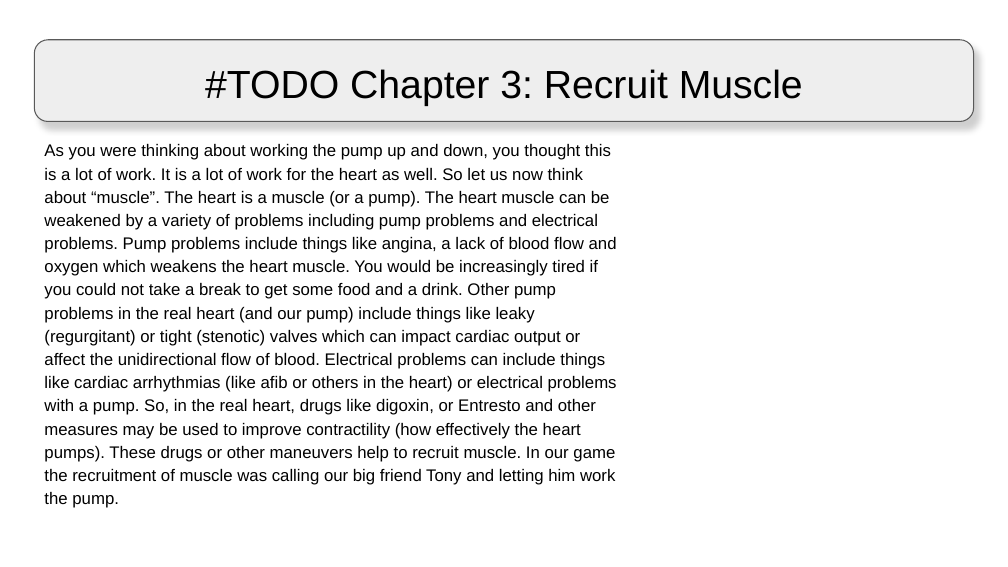
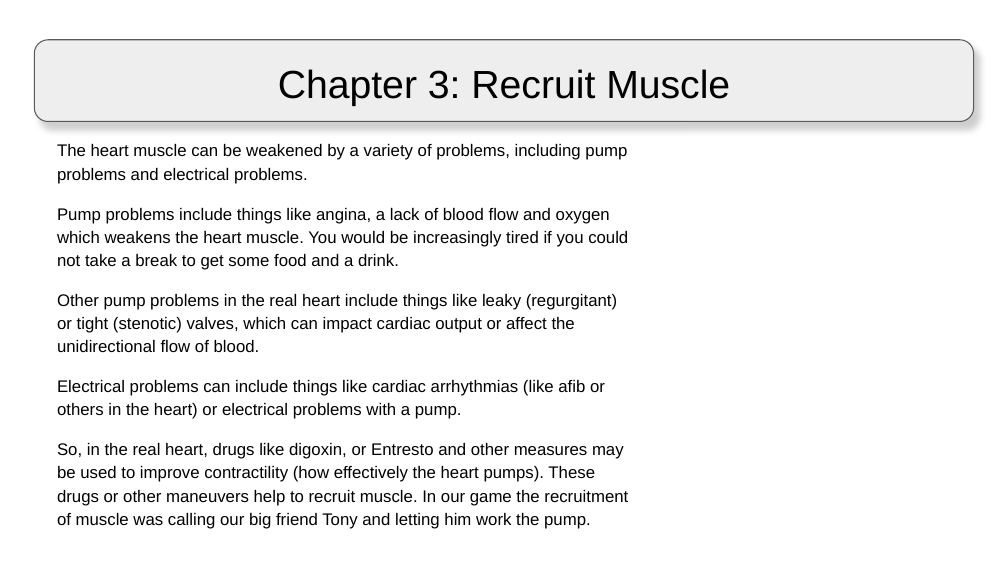
Before and after one commit to SBUtltmedia/HeartBasement, a slide deck: slide 5 of Assets/Game/Gui/Explanation/Sprites/CHF Slides - Concise .pptx. Drawn at 1008x567 pixels with LibreOffice and Linux fonts; fonts in the diff are those of the drawing; background and template pictures are left out. Boxes give left, top, right and bottom in pixels: in the first picture for what was removed or moved away, otherwise in the second. Text is boxed around its words. In the diff, an @@ line names an element or a change of style, - is before the commit and + after.

```diff
--- a/Assets/Game/Gui/Explanation/Sprites/CHF Slides - Concise .pptx
+++ b/Assets/Game/Gui/Explanation/Sprites/CHF Slides - Concise .pptx
@@ title at (278,69,730,106): text changed @@
-#TODO Chapter 3: Recruit Muscle
+Chapter 3: Recruit Muscle
@@ text at (57,144,628,529): text changed @@
-As you were thinking about working the pump up and down, you thought this is a lot of work. It is a lot of work for the heart as well. So let us now think about “muscle”. The heart is a muscle (or a pump). The heart muscle can be weakened by a variety of problems including pump problems and electrical problems. Pump problems include things like angina, a lack of blood flow and oxygen which weakens the heart muscle. You would be increasingly tired if you could not take a break to get some food and a drink. Other pump problems in the real heart (and our pump) include things like leaky (regurgitant) or tight (stenotic) valves which can impact cardiac output or affect the unidirectional flow of blood. Electrical problems can include things like cardiac arrhythmias (like afib or others in the heart) or electrical problems with a pump. So, in the real heart, drugs like digoxin, or Entresto and other measures may be used to improve contractility (how effectively the heart pumps). These drugs or other maneuvers help to recruit muscle. In our game the recruitment of muscle was calling our big friend Tony and letting him work the pump.
+The heart muscle can be weakened by a variety of problems, including pump problems and electrical problems.
+Pump problems include things like angina, a lack of blood flow and oxygen which weakens the heart muscle. You would be increasingly tired if you could not take a break to get some food and a drink.
+Other pump problems in the real heart include things like leaky (regurgitant) or tight (stenotic) valves, which can impact cardiac output or affect the unidirectional flow of blood.
+Electrical problems can include things like cardiac arrhythmias (like afib or others in the heart) or electrical problems with a pump.
+So, in the real heart, drugs like digoxin, or Entresto and other measures may be used to improve contractility (how effectively the heart pumps). These drugs or other maneuvers help to recruit muscle. In our game the recruitment of muscle was calling our big friend Tony and letting him work the pump.
```
Also in this commit, not shown: 4 other slides changed, 9 other files.
